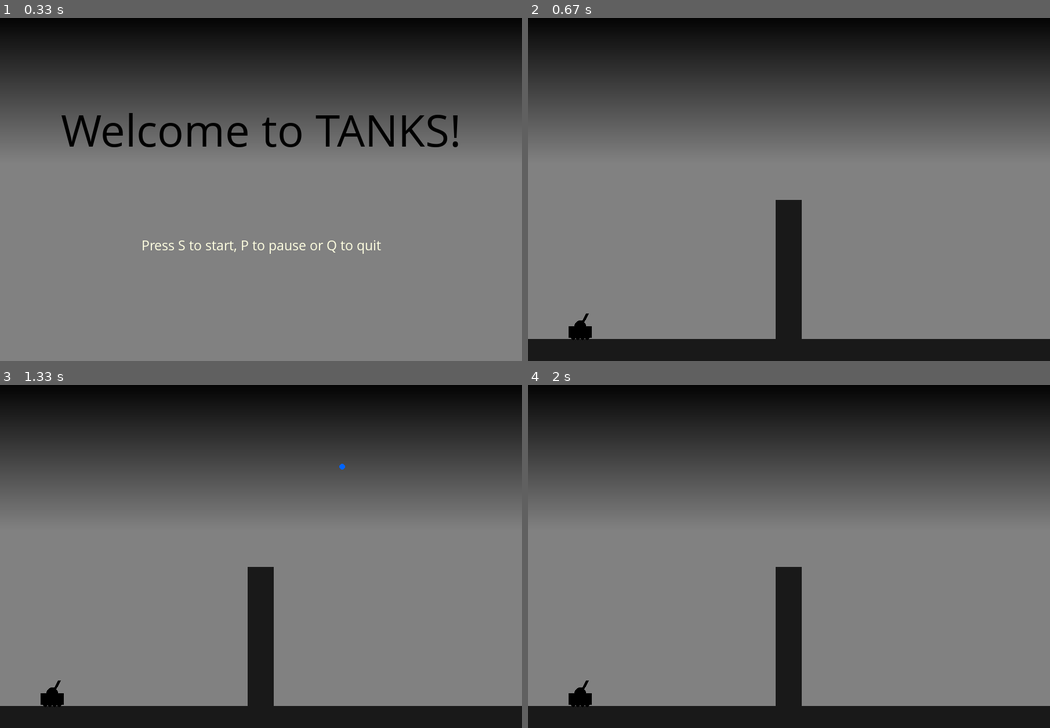
Above: before the commit, frames 1-4 (two rows, left to right).
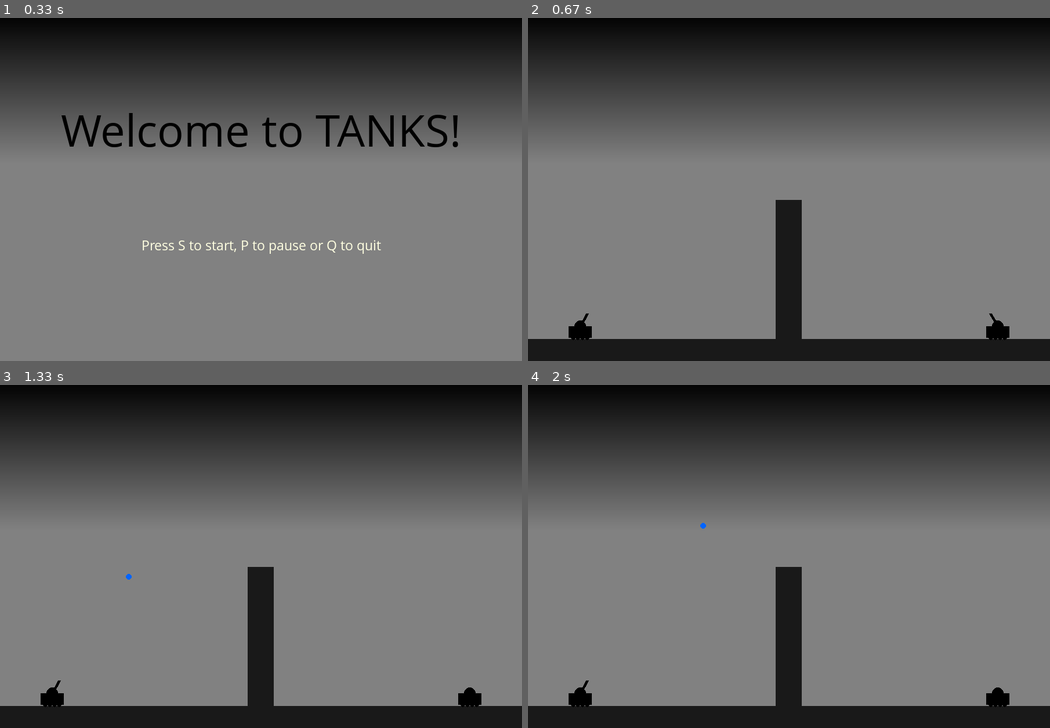
Above: after the commit, the same moments.

Repository: Zappp/PJPII
Game: pygame game, started from Game.py
Same seed, same stepped clock (60 frames per second), same inputs: the game is played once before the commit and once after it.
Inputs:
- Up to frame 1 (0.33 s): no input
- Up to frame 2 (0.67 s): tap S at 0.33 s
- Up to frame 3 (1.33 s): tap Space at 0.67 s
- Up to frame 4 (2 s): no input

Frame 1 is identical in both runs. In frame 2, 0.2% of the frame differs, in the area x 87-93%, y 86-94%; in frame 3, 0.2%, in the area x 24-93%, y 22-94%; in frame 4, 0.2%.

Commit message:
added enemy tank and turns

Diff:
--- a/Game.py
+++ b/Game.py
@@ -83,7 +83,18 @@
                     quit()
 
 
-def tank(x, y):
+def tank1(x, y):
+    pygame.draw.circle(gameDisplay, black, (x, y), int(tank_hight / 2))
+    pygame.draw.rect(gameDisplay, black, (int(x - (tank_width / 2)), y, tank_width, tank_hight))
+    for i in range(1, int(tank_width / (2 * wheel_radius))):
+        pygame.draw.circle(gameDisplay, black,
+                           (int((x - (tank_width / 2)) + 2 * wheel_radius * i), y + tank_hight),
+                           wheel_radius)
+
+    pygame.display.update()
+
+
+def tank2(x, y):
     pygame.draw.circle(gameDisplay, black, (x, y), int(tank_hight / 2))
     pygame.draw.rect(gameDisplay, black, (int(x - (tank_width / 2)), y, tank_width, tank_hight))
     for i in range(1, int(tank_width / (2 * wheel_radius))):
@@ -108,7 +119,7 @@
     return x1, y1, beta
 
 
-def fire(x, y, beta):
+def fire(x, y, z, beta, gamma):
     x1, y1, beta = turret_position(x, y, beta)
     t = 0
 
@@ -134,32 +145,31 @@
                     pygame.quit()
                     quit()
 
-        t += (1 / 4)
         x2 = int(x1 + Vx * t)
         y2 = int(y1 - Vy * t + ((a * (t ** 2)) / 2))
+        t += (0.2)
 
         if x2 > display_width or x2 < 0:
             fireShot = False
         if y2 >= int(y + tank_hight + (wheel_radius / 2)):
-            pygame.time.delay(0)
             fireShot = False
 
+        gameDisplay.blit(theme, (0, 0))
         pygame.draw.circle(gameDisplay, blue, (x2, y2), 5)
         obstacles(y)
-        tank(x, y)
+        tank1(x, y)
         turret_position(x, y, beta)
+        tank2(z, y)
+        turret_position(z, y, gamma)
         pygame.display.update()
-        gameDisplay.blit(theme, (0, 0))
-        clock.tick(60)
-
 
 
 def obstacles(y):
     pygame.draw.rect(gameDisplay, grey, (0, int(y + tank_hight + (wheel_radius / 2)), display_width,
-                                          int(display_height - (y + tank_hight + (wheel_radius / 2)))))
+                                         int(display_height - (y + tank_hight + (wheel_radius / 2)))))
     pygame.draw.rect(gameDisplay, grey, (int((display_width / 2) - (wall_thickness / 2)), int(
         display_height - wall_hight - (display_height - y - tank_hight - (wheel_radius / 2))), wall_thickness,
-                                          wall_hight))
+                                         wall_hight))
 
 
 def game_intro():
@@ -185,11 +195,15 @@
 
 
 def game_loop():
-    tank_x = int(display_width * 0.1)
+    tank1_x = int(display_width * 0.1)
     tank_y = int(display_height * 0.9)
-    TurrPos = 60
+    tank2_x = int(display_width * 0.9)
+
+    TurrPos1 = 60
+    TurrPos2 = 120
     tank_move = 0
     currTurrPos = 0
+    turn = 0
 
     gameExit = False
 
@@ -221,7 +235,12 @@
                     pause()
 
                 elif event.key == pygame.K_SPACE:
-                    fire(tank_x, tank_y, TurrPos)
+                    if turn % 2 == 0:
+                        fire(tank1_x, tank_y, tank2_x, TurrPos1, TurrPos2)
+                    else:
+                        fire(tank2_x, tank_y, tank1_x, TurrPos2, TurrPos1)
+                    turn += 1
+
 
             elif event.type == pygame.KEYUP:
 
@@ -231,22 +250,38 @@
                 if event.key == pygame.K_UP or event.key == pygame.K_DOWN:
                     currTurrPos = 0
 
+        if TurrPos1 >= 180:
+            TurrPos1 = 180
+        elif TurrPos1 <= 0:
+            TurrPos1 = 0
+        if tank1_x >= int(display_width / 2 - wall_thickness / 2 - tank_width / 2):
+            tank1_x = int(display_width / 2 - wall_thickness / 2 - tank_width / 2)
+        elif tank1_x <= int(0 + (tank_width / 2)):
+            tank1_x = int(0 + (tank_width / 2))
+
+        if TurrPos2 >= 180:
+            TurrPos2 = 180
+        elif TurrPos2 <= 0:
+            TurrPos2 = 0
+        if tank2_x <= int(display_width / 2 + wall_thickness / 2 + tank_width / 2):
+            tank2_x = int(display_width / 2 + wall_thickness / 2 + tank_width / 2)
+        elif tank2_x >= int(display_width - (tank_width / 2)):
+            tank2_x = int(display_width - (tank_width / 2))
+
+        if turn % 2 == 0:
+            tank1_x += tank_move
+            TurrPos1 += currTurrPos
+
+        else:
+            tank2_x += tank_move
+            TurrPos2 -= currTurrPos
+
         gameDisplay.blit(theme, (0, 0))
         obstacles(tank_y)
-        tank_x += tank_move
-        TurrPos += currTurrPos
-
-        if TurrPos >= 180:
-            TurrPos = 180
-        elif TurrPos <= 0:
-            TurrPos = 0
-        if tank_x >= int(display_width / 2 - wall_thickness / 2 - tank_width / 2):
-            tank_x = int(display_width / 2 - wall_thickness / 2 - tank_width / 2)
-        elif tank_x <= int(0 + (tank_width / 2)):
-            tank_x = int(0 + (tank_width / 2))
-
-        tank(tank_x, tank_y)
-        turret_position(tank_x, tank_y, TurrPos)
+        tank1(tank1_x, tank_y)
+        turret_position(tank1_x, tank_y, TurrPos1)
+        tank2(tank2_x, tank_y)
+        turret_position(tank2_x, tank_y, TurrPos2)
         pygame.display.update()
         clock.tick(30)
 
